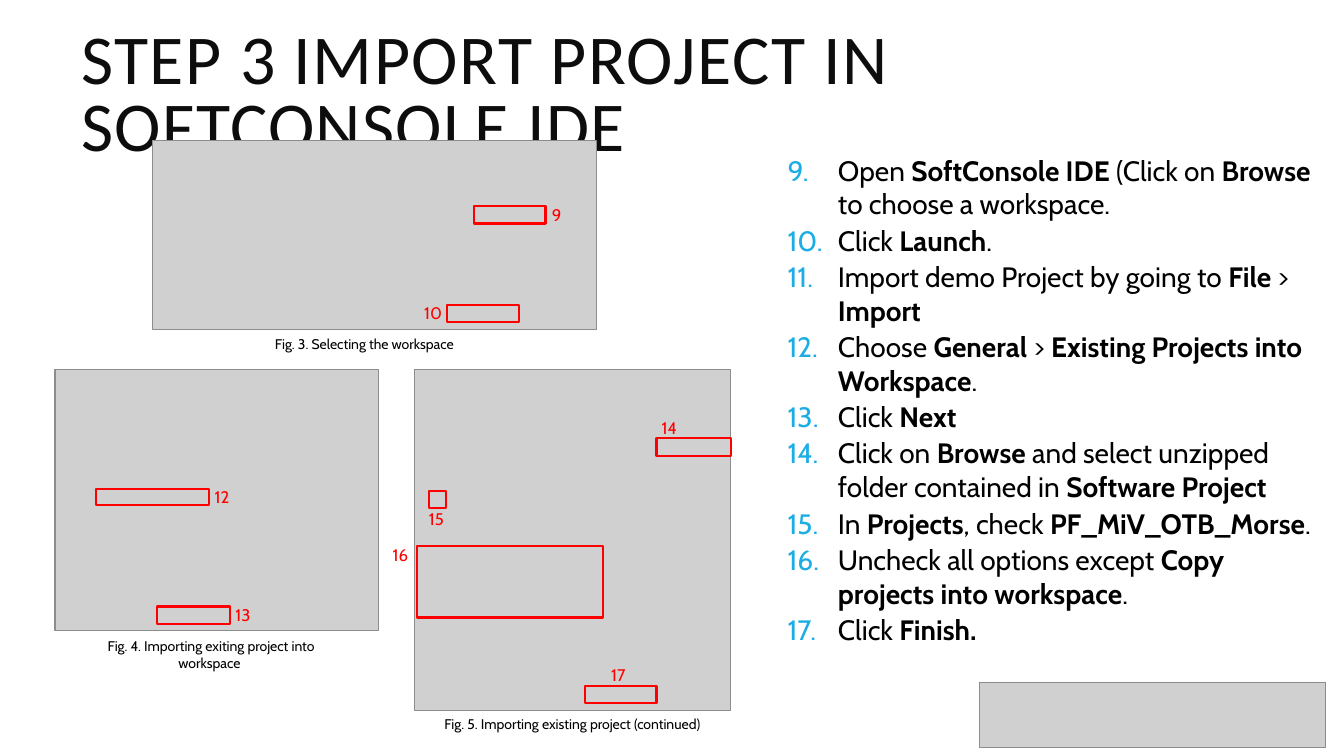
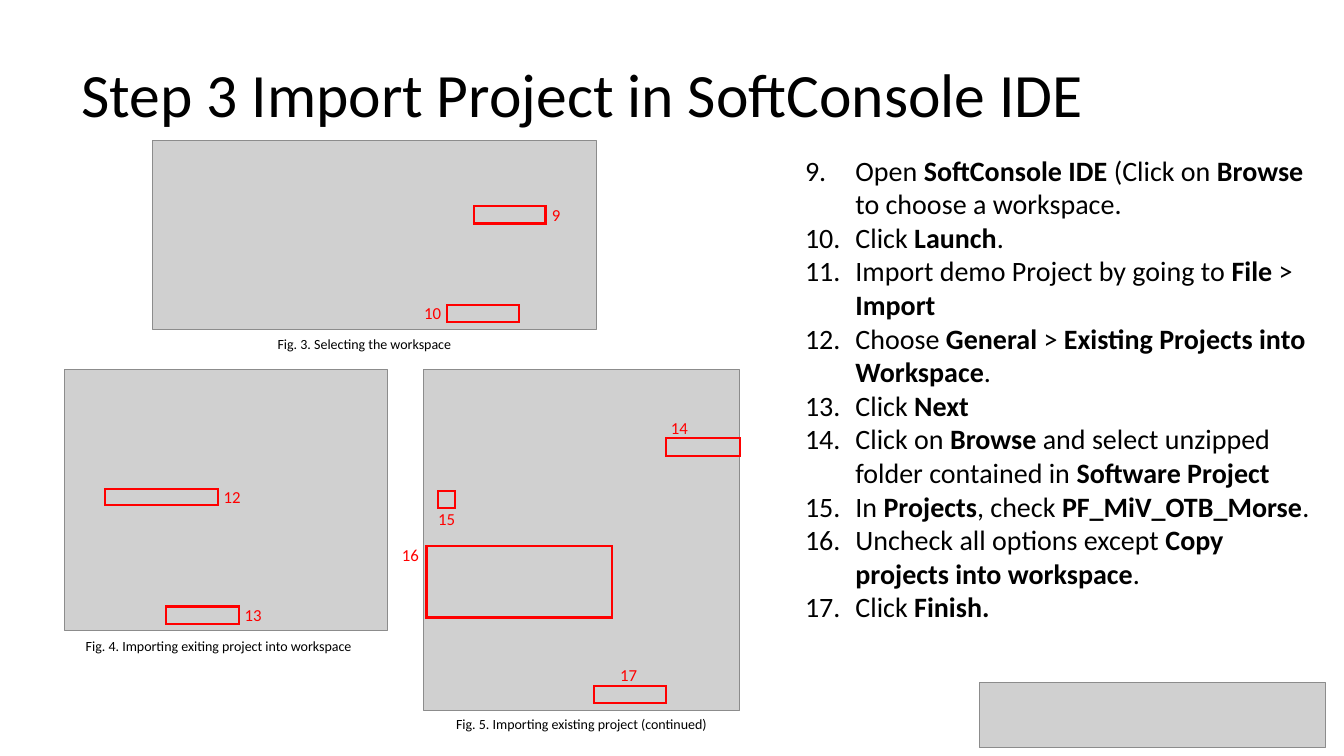
Before and after one commit to cheevang6/RISC-V_FreeRTOS_Computer_Vision, a slide deck: slide 5 of RISCV FreeRTOS IGLOO2 Tutorial.pptx (slide 4 before the commit). Drawn at 1344x756 pixels with LibreOffice and Linux fonts; fonts in the diff are those of the drawing; grey boxes stand for pictures. Boxes give left, top, right and bottom in pixels: in the first picture for what was removed or moved away, otherwise in the second. Text is boxed around its words. In the diff, an @@ line names an element or a change of style, - is before the commit and + after.

```diff
--- a/RISCV FreeRTOS IGLOO2 Tutorial.pptx
+++ b/RISCV FreeRTOS IGLOO2 Tutorial.pptx
@@ title at <box>81,74,1082,128</box>: text changed; size 50 to 44 pt; text colour #0D0D0D to #000000 @@
-STEP 3 IMPORT PROJECT IN SOFTCONSOLE IDE
+Step 3 Import Project in SoftConsole IDE
@@ text "Open SoftConsole IDE (Click on ...": place and size @@
-text "Open SoftConsole IDE (Click on ..." at <box>838,160,1311,641</box>
+text "Open SoftConsole IDE (Click on ..." at <box>855,160,1309,618</box>
@@ text "Open SoftConsole IDE (Click on ..." at <box>855,160,1309,618</box>: font Cabin to Calibri; less space between paragraphs @@
@@ font Cabin to Calibri in 10 elements at <box>278,339,451,352</box>, <box>424,308,441,319</box>, <box>224,492,241,503</box>, <box>245,610,262,621</box>, <box>86,641,352,654</box>, <box>671,423,688,438</box>, <box>438,514,455,525</box>, <box>620,670,637,686</box>, <box>456,719,707,732</box>, <box>402,549,419,561</box> @@
@@ 8 texts, 6 rectangles, 2 pictures: place and size @@
-8 texts, 6 rectangles, 2 pictures at <box>55,370,731,733</box>
+8 texts, 6 rectangles, 2 pictures at <box>65,370,740,732</box>
```
Also in this commit, not shown: 8 other slides changed, 1 slide added, 2 other files.
